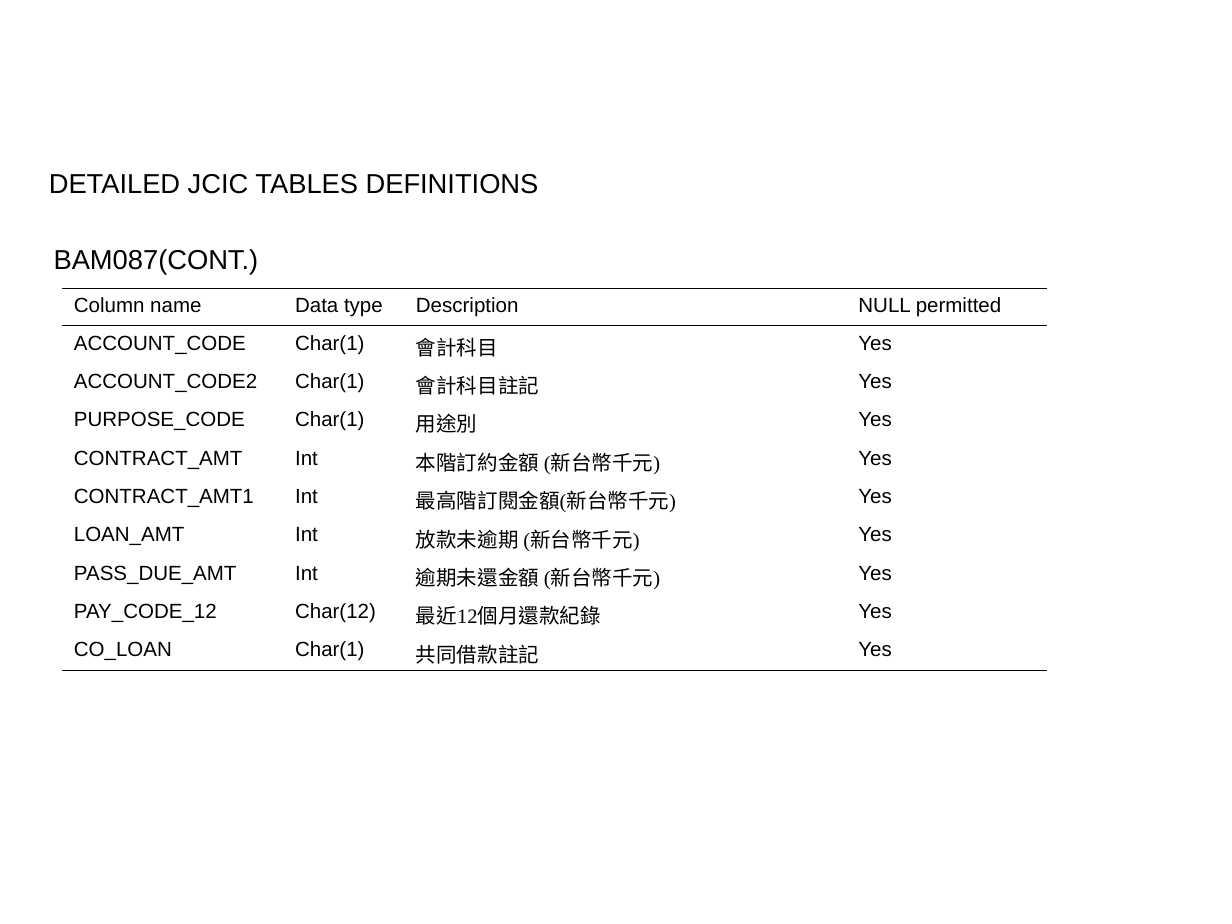
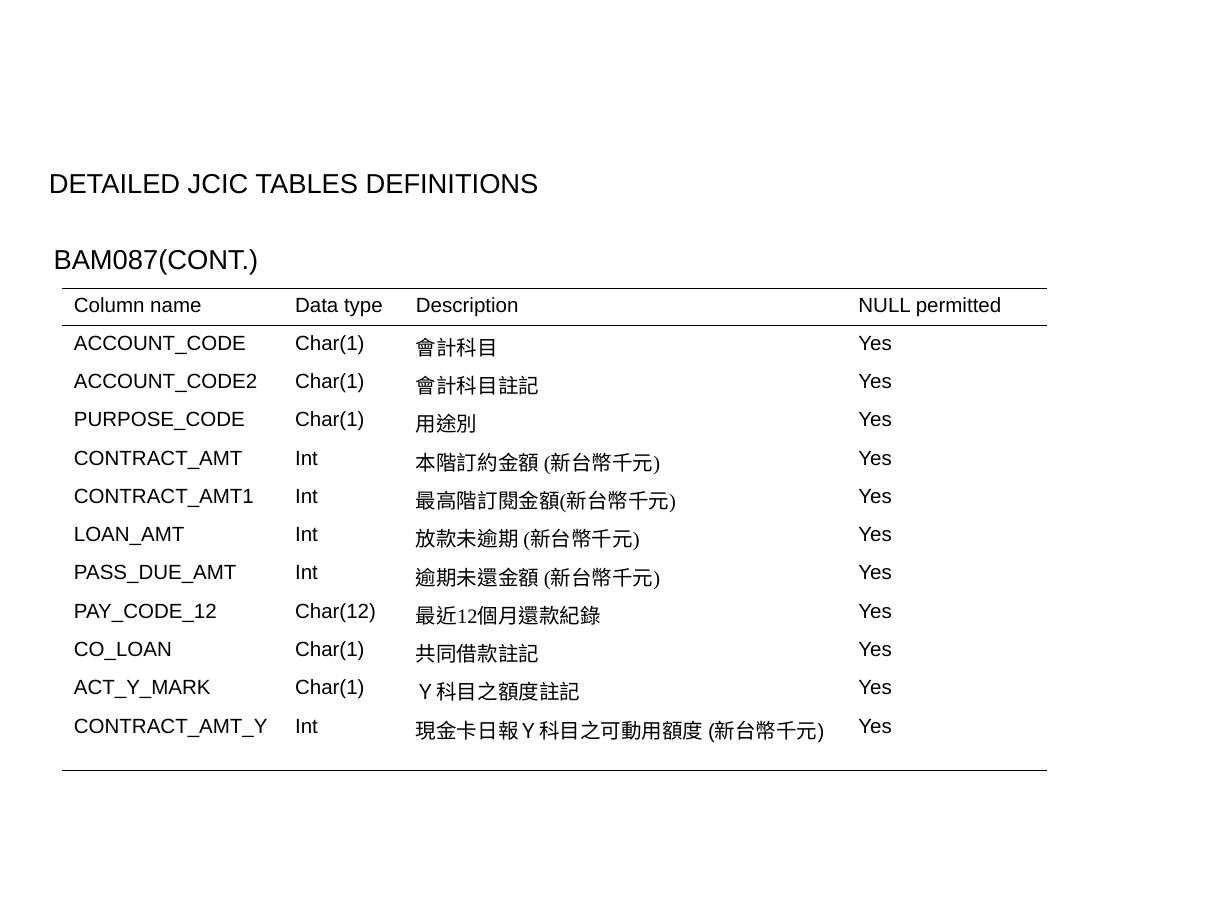
Before and after one commit to hunganhu/dac, a slide deck: slide 15 of BOOC_CC_BT/doc/BOOC Credit Card DOUCMENTATION.ppt. Drawn at 1232x924 pixels with LibreOffice and Linux fonts; fonts in the diff are those of the drawing. Boxes give left, top, right and bottom in pixels: in the first picture for what was removed or moved away, otherwise in the second. Text is boxed around its words. In the diff, an @@ line names an element or a change of style, - is before the commit and + after.

```diff
--- a/BOOC_CC_BT/doc/BOOC Credit Card DOUCMENTATION.ppt
+++ b/BOOC_CC_BT/doc/BOOC Credit Card DOUCMENTATION.ppt
@@ table at (62, 288, 1047, 770) @@
+row 11: ACT_Y_MARK | Char(1) | Ｙ科目之額度註記 | Yes
+row 12: CONTRACT_AMT_Y | Int | 現金卡日報Ｙ科目之可動用額度 (新台幣千元) | Yes
```
Also in this commit, not shown: 6 other slides changed, 3 other files.
